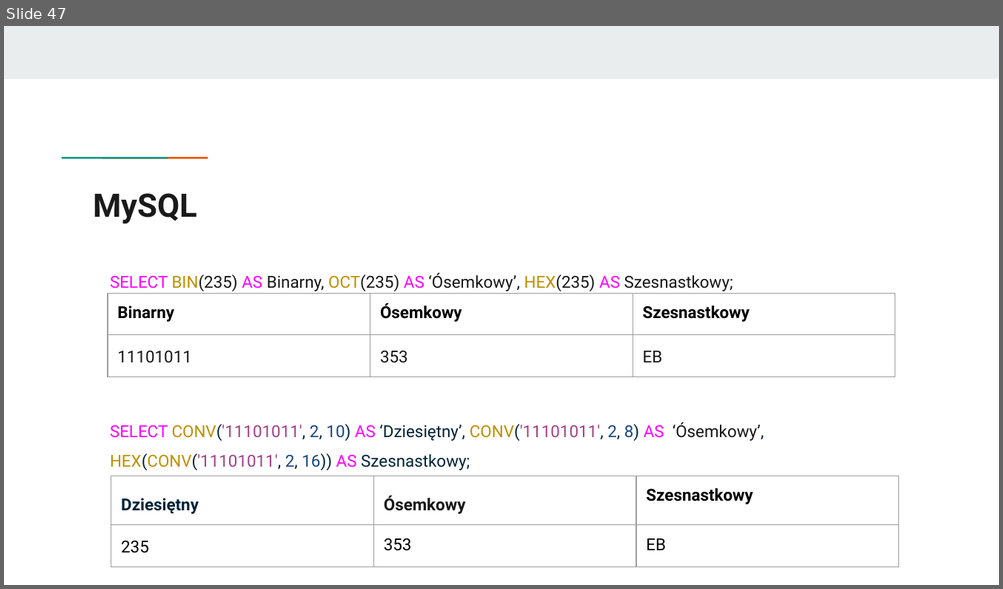
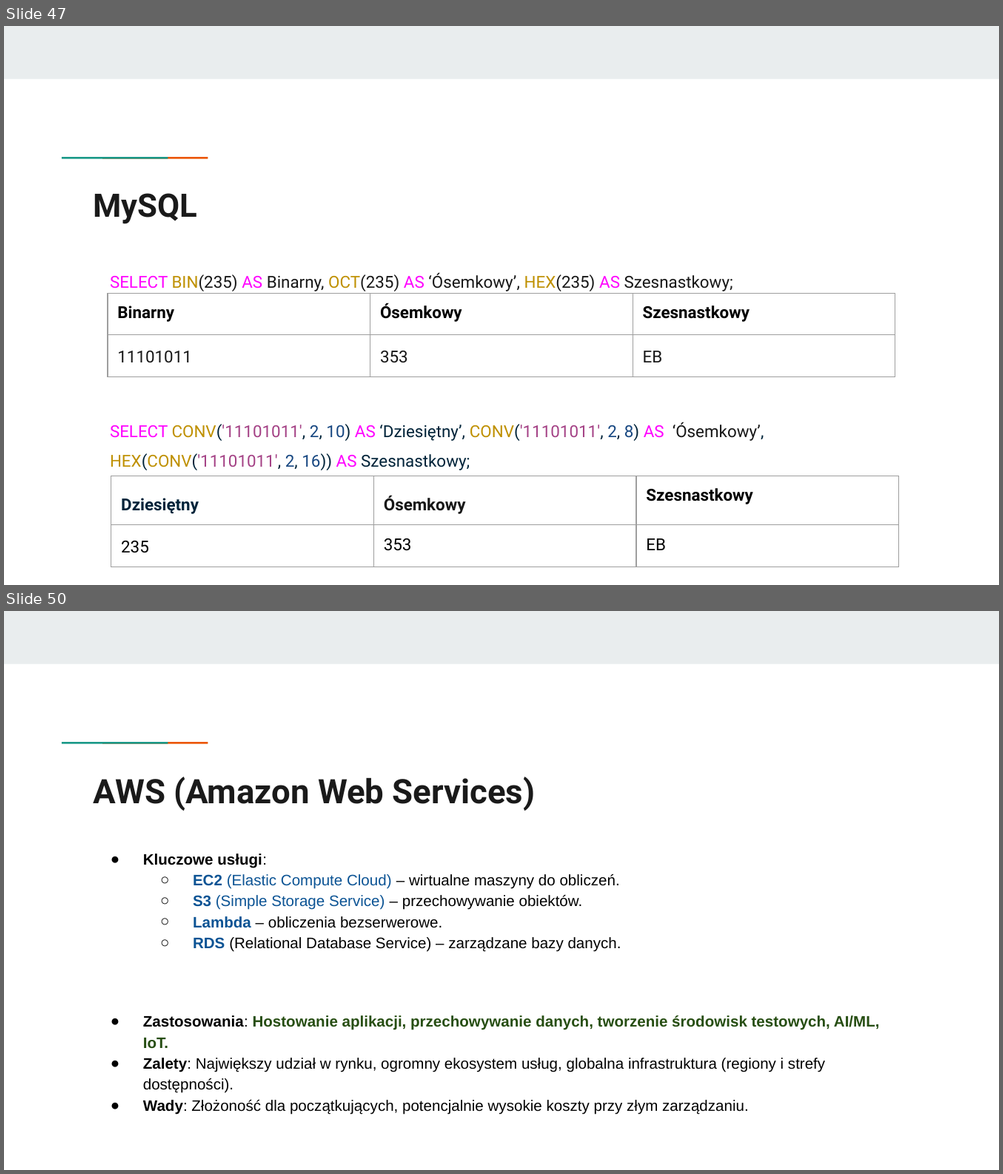
Before and after one commit to KasiaKasia/PRZEDMIOTY, a slide deck: ZASTOSOWANIE_INFORMATYKI/1A-gr_2/Zastosowanie informatyki - 1A gr. 2.pptx. Shown one above the other, each under a label of ours: slide 47 before the commit, slides 47 and 50 after it; the slides between them are not shown. The pictures are 1003x589 and 1003x1174 pixels, drawn with LibreOffice and Linux fonts; fonts in the diff are those of the drawing. Boxes give left, top, right and bottom in pixels: in the first picture for what was removed or moved away, otherwise in the second. Text is boxed around its words. In the diff, an @@ line names an element or a change of style, - is before the commit and + after.

```diff
--- a/ZASTOSOWANIE_INFORMATYKI/1A-gr_2/Zastosowanie informatyki - 1A gr. 2.pptx
+++ b/ZASTOSOWANIE_INFORMATYKI/1A-gr_2/Zastosowanie informatyki - 1A gr. 2.pptx
@@ slide 50 added at (4,611,999,1170), background #FFFFFF; not listed: 3 template elements that a slide beside it also shows @@
@@ title added at (94,777,535,811), 24.4 pt, text #1A1A1A, bold @@
+AWS (Amazon Web Services)
@@ text added at (143,854,879,1115), 11 pt, text #000000 @@
+● Kluczowe usługi:
+  ○ EC2 (Elastic Compute Cloud) – wirtualne maszyny do obliczeń.
+  ○ S3 (Simple Storage Service) – przechowywanie obiektów.
+  ○ Lambda – obliczenia bezserwerowe.
+  ○ RDS (Relational Database Service) – zarządzane bazy danych.
+● Zastosowania: Hostowanie aplikacji, przechowywanie danych, tworzenie środowisk testowych, AI/ML, IoT.
+● Zalety: Największy udział w rynku, ogromny ekosystem usług, globalna infrastruktura (regiony i strefy dostępności).
+● Wady: Złożoność dla początkujących, potencjalnie wysokie koszty przy złym zarządzaniu.
```
Also in this commit, not shown: 6 other slides added, 1 other file.
